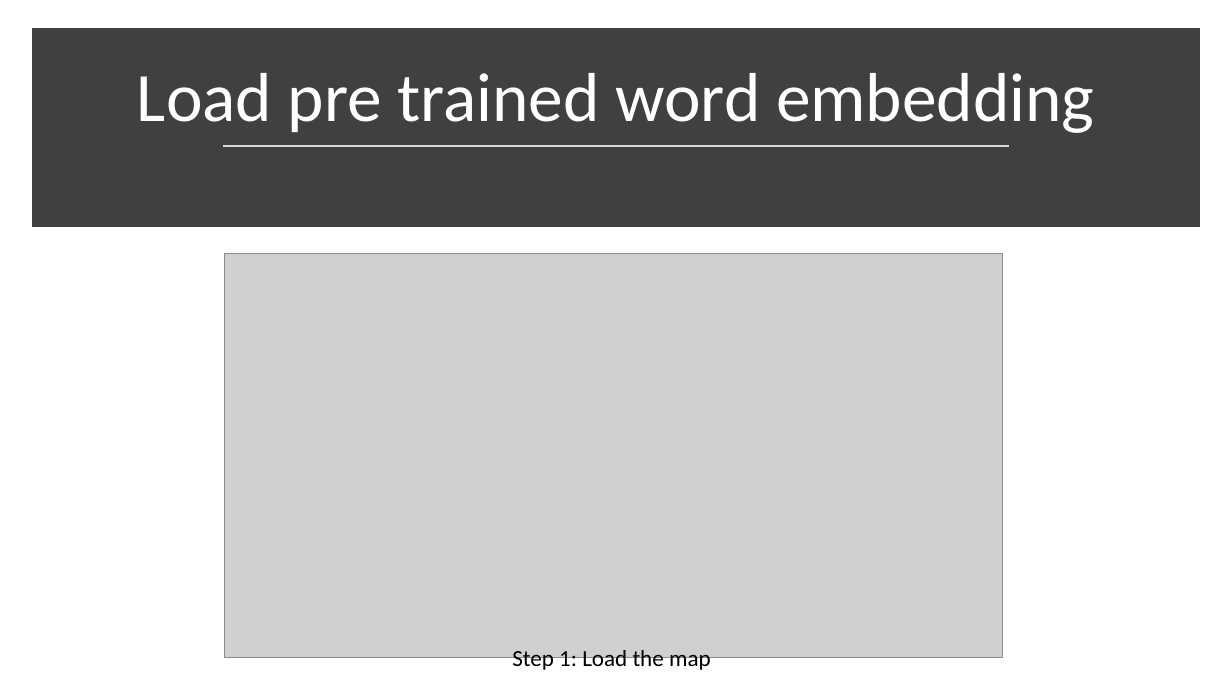
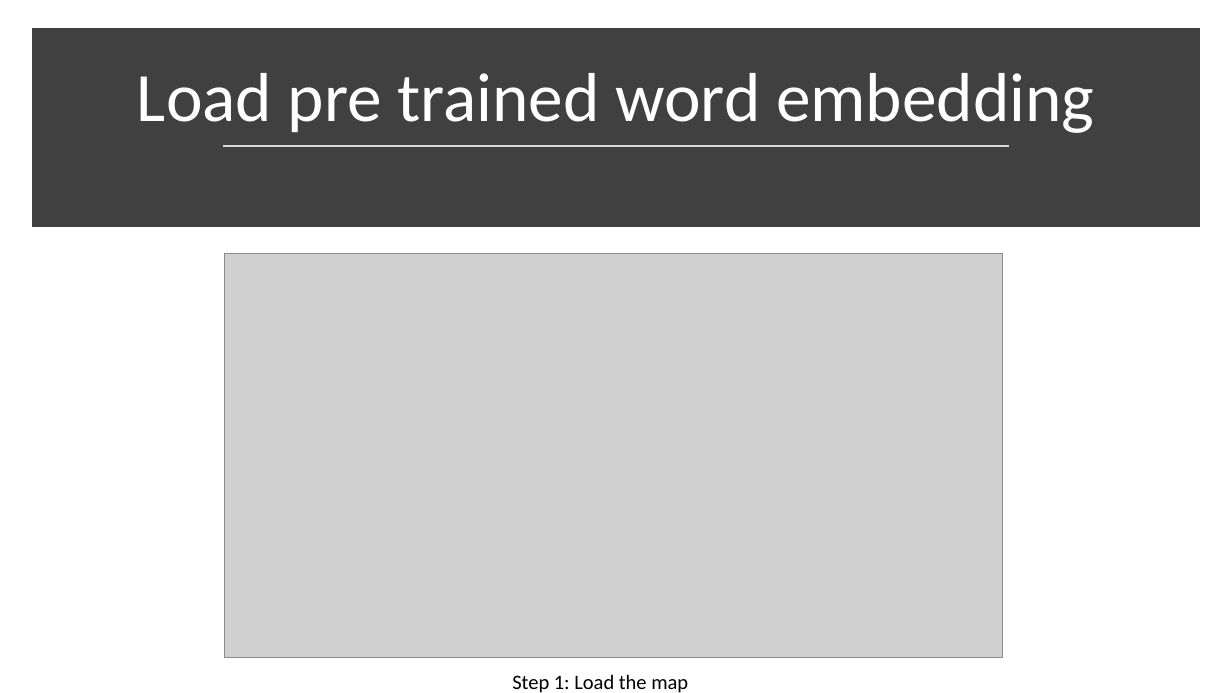
Before and after one commit to ravikg/deep-learning-nlp-kaggle-toxic-comment, a slide deck: slide 21 of ppt/workshop.pptx. Drawn at 1232x693 pixels with LibreOffice and Linux fonts; fonts in the diff are those of the drawing; grey boxes stand for pictures. Boxes give left, top, right and bottom in pixels: in the first picture for what was removed or moved away, otherwise in the second. Text is boxed around its words. In the diff, an @@ line names an element or a change of style, - is before the commit and + after.

```diff
--- a/ppt/workshop.pptx
+++ b/ppt/workshop.pptx
@@ text "Step 1: Load the map": place and size @@
-text "Step 1: Load the map" at [512, 650, 711, 673]
+text "Step 1: Load the map" at [512, 674, 688, 693]
@@ text "Step 1: Load the map" at [512, 674, 688, 693]: size 18 to 16 pt @@
```
Also in this commit, not shown: 1 other slide changed, 32 slides added, 1 slide removed, 4 other files.
